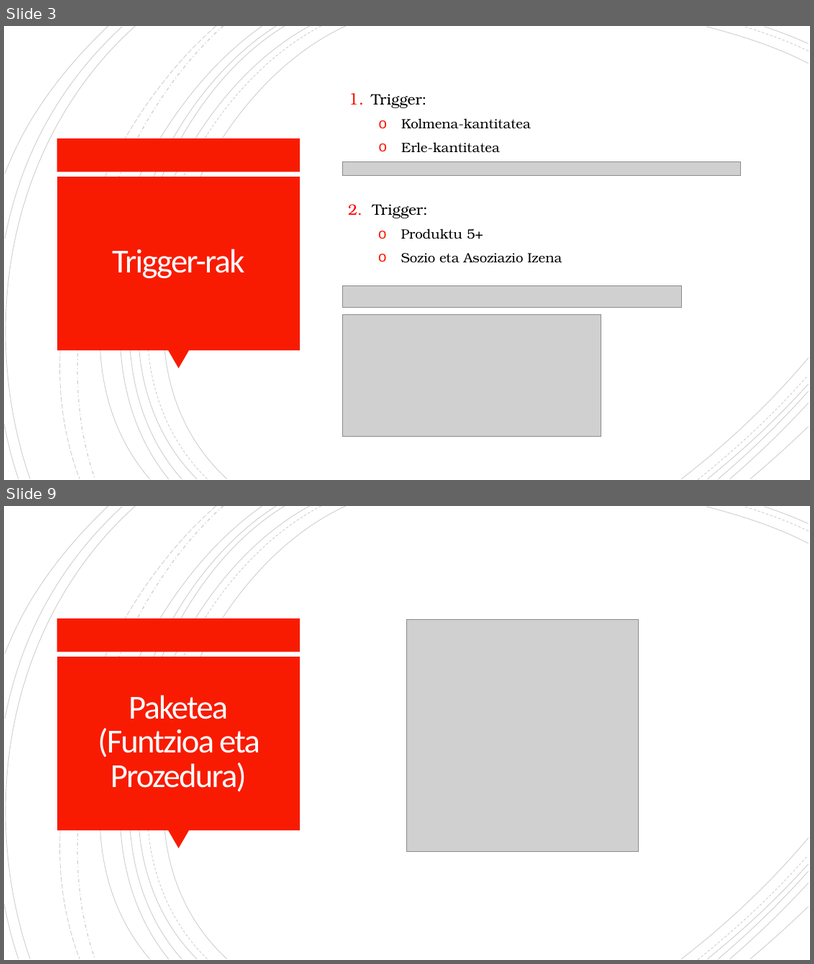
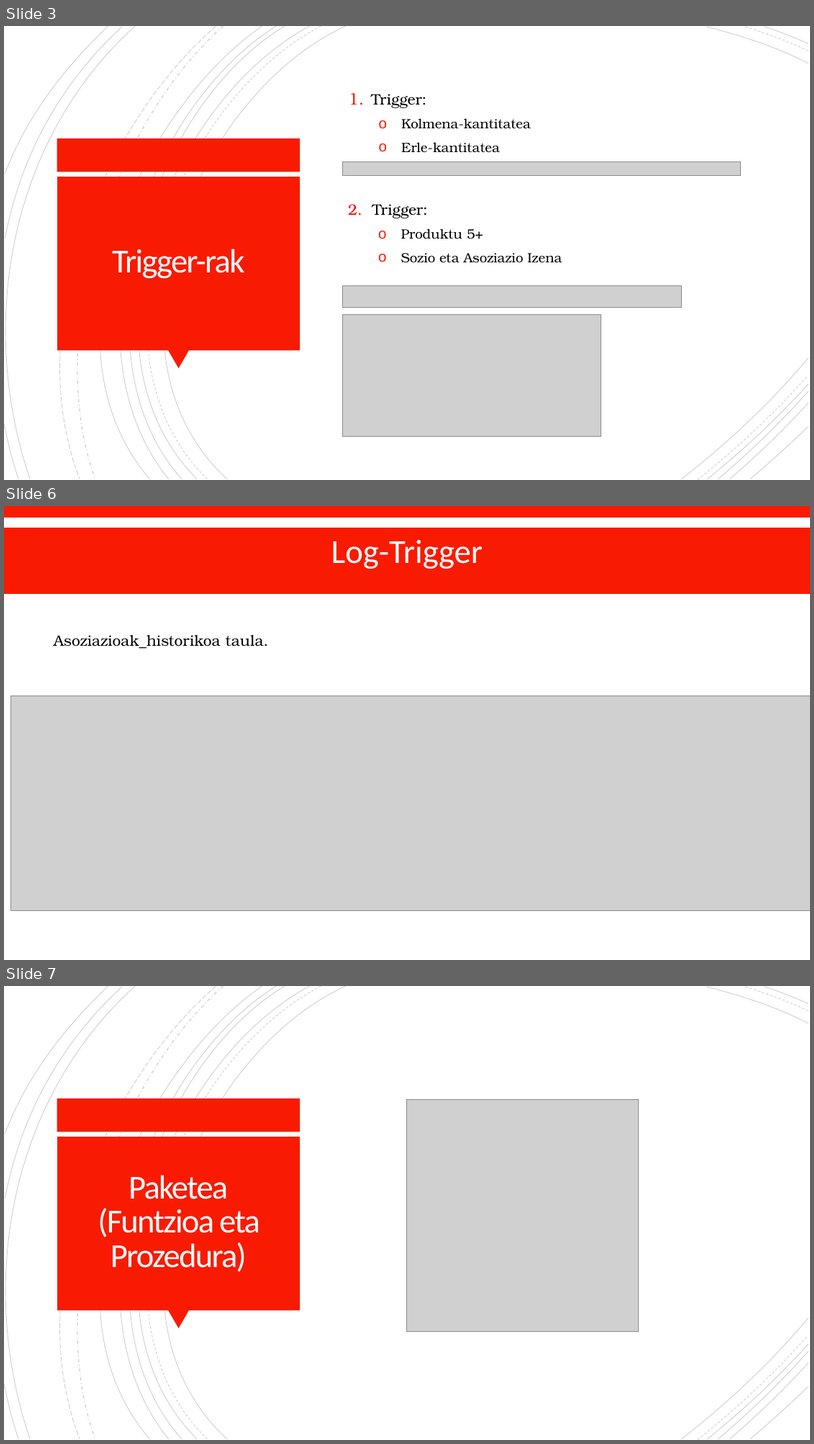
Before and after one commit to OceansForce/Erronka_5_Taldea, a slide deck: Aurkezpena/Aurkezpena_5.taldea_2.sprint.pptx. Shown one above the other, each under a label of ours: slides 3 and 9 before the commit, slides 3, 6 and 7 after it; the slides between them are not shown. The pictures are 814x964 and 814x1444 pixels, drawn with LibreOffice and Linux fonts; fonts in the diff are those of the drawing; grey boxes stand for pictures. Boxes give left, top, right and bottom in pixels: in the first picture for what was removed or moved away, otherwise in the second. Text is boxed around its words. In the diff, an @@ line names an element or a change of style, - is before the commit and + after.

```diff
--- a/Aurkezpena/Aurkezpena_5.taldea_2.sprint.pptx
+++ b/Aurkezpena/Aurkezpena_5.taldea_2.sprint.pptx
@@ slide 6 added at (4,506,810,960), background #FFFFFF @@
@@ rectangle added at (4,506,810,593), fill #F81B02, outline #F81B02 1.25 pt, 40 pt, text #FFFEFF @@
+Log-Trigger
@@ rectangle added at (4,518,810,527), fill #FFFFFF, outline #FFFFFF 1.25 pt @@
@@ text added at (54,635,269,649), 18 pt, text #000000 @@
+Asoziazioak_historikoa taula.
@@ picture added at (10,696,810,910) @@
@@ what was slide 9 is now slide 7 @@
```
Also in this commit, not shown: 8 slides changed, 3 other slides added, 1 slide removed.
